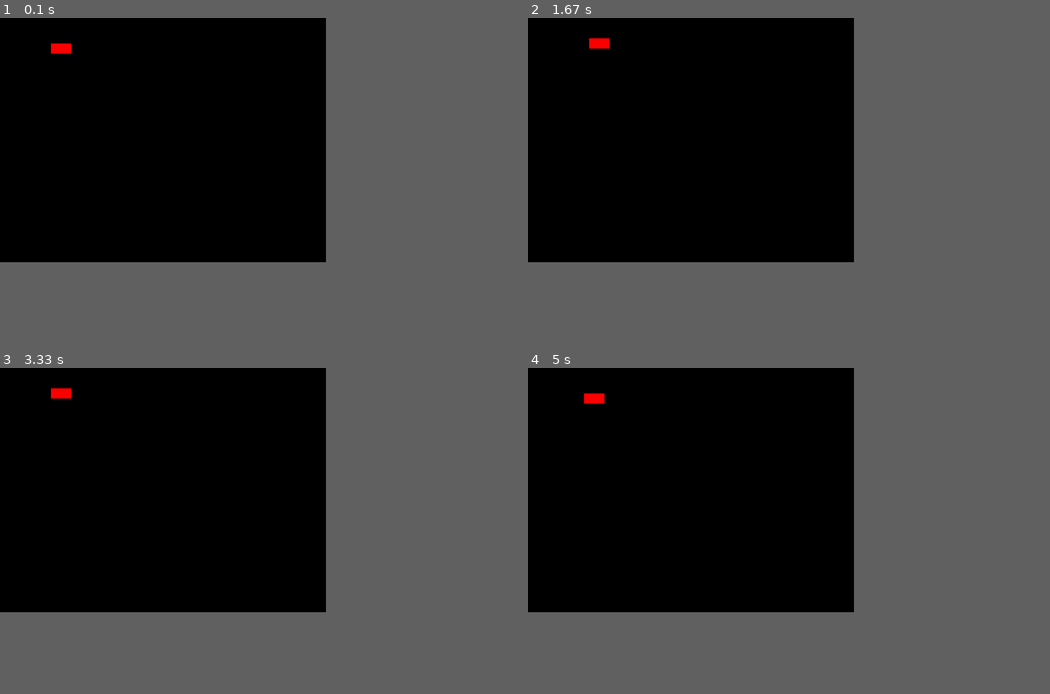
Above: before the commit, frames 1-4 (two rows, left to right).
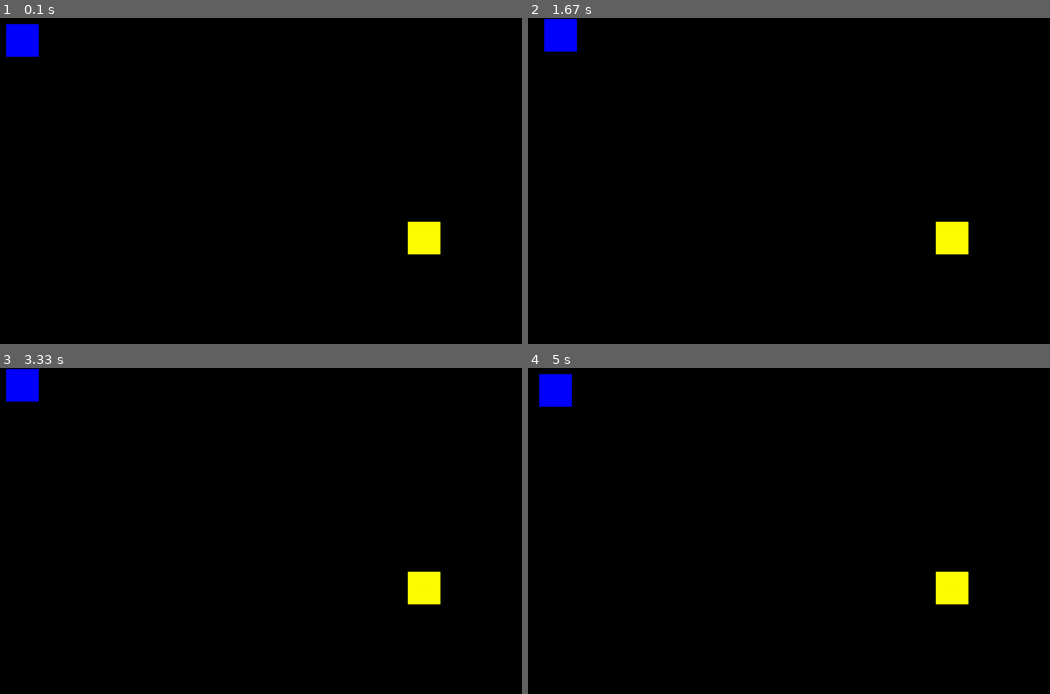
Above: after the commit, the same moments.

Repository: Valwiler/Pygame-RatMaze
Game: pygame game, started from laborat.py
The game is run twice, just before and just after one commit, with the same random seed, the same clock (stepped at 60 frames per second) and the same inputs.
Inputs:
- Up to frame 1 (0.1 s): no input
- Up to frame 2 (1.67 s): hold Right 0.33-0.8 s; hold Up 0.83-1.13 s; hold Right 1.17-1.63 s
- Up to frame 3 (3.33 s): hold Left 1.67-2.2 s; hold Down 2.23-2.53 s; hold Left 2.57-2.97 s; hold Up from 3 s (still down)
- Up to frame 4 (5 s): release Up at 3.37 s; hold Right 3.4-4.03 s; hold Down 4.07-4.43 s; hold Left 4.47-4.93 s; hold Right from 4.97 s (still down)
The window is 562x421 before the commit and 900x562 after it. Grey fills any space a smaller window leaves; there, only what the larger window draws over its background counts as a difference.

The runs differ from the first frame. In frame 1, 1.4% of the frame differs, in the area x 1-85%, y 1-73%; in frame 2, 1.4%; in frame 3, 1.4%; in frame 4, 1.4%, in the area x 2-85%, y 1-73%.

Commit message:
Ajout d'une classe Acteur et création du fromage

Diff:
--- a/laborat.py
+++ b/laborat.py
@@ -1,13 +1,17 @@
 from sys import exit
 import pygame
 
-LFEN = 640
-HFEN = 480
-LRECT = 40
-HRECT = 20
-POSX = 100
-POSY = 50
+LFEN = 1024
+HFEN = 640
+LRECT = 64
+HRECT = 64
+POSX_PLAYER = 12
+POSY_PLAYER = 12
+POSX_CHEESE = 800
+POSY_CHEESE = 400
+ZOMBIES = [(200,160),(400,360),(600,560)]
 
+J = (255,255,0)
 R = (255,0,0)
 G = (0,255,0)
 B = (0,0,255)
@@ -16,12 +20,19 @@
 MVT = 10
 FR = 60
 
+class Acteur():
+    def __init__(self, posx, posy, couleur):
+        self.posx, self.posy = posx, posy
+        self.couleur = couleur
+        self.alive = True
+
 class Jeu():
-    def __init__(self, lf, hf, lr, hr, posx, posy, couleur):
+    def __init__(self, lf, hf, lr, hr, couleur):
         self.lf, self.hf = lf, hf
         self.lr, self.hr = lr, hr
-        self.posx, self.posy = posx, posy
-        self.couleur = couleur
+
+        self.joueur = Acteur(POSX_PLAYER, POSY_PLAYER, B)
+        self.fromage = Acteur(POSX_CHEESE, POSY_CHEESE, J)
 
         self.fenetre = pygame.display.set_mode((self.lf, self.hf))
 
@@ -41,35 +52,31 @@
                 self.en_marche = False
                 break
             elif evenement.type == pygame.KEYDOWN:
-                if evenement.key == pygame.K_r:
-                    self.couleur = R
-                elif evenement.key == pygame.K_g:
-                    self.couleur = G
-                elif evenement.key == pygame.K_b:
-                    self.couleur = B
-                elif evenement.key == pygame.K_RIGHT:
-                    self.posx += MVT
+                if evenement.key == pygame.K_RIGHT:
+                    self.joueur.posx += MVT
                 elif evenement.key == pygame.K_LEFT:
-                    self.posx -= MVT
+                    self.joueur.posx -= MVT
                 elif evenement.key == pygame.K_DOWN:
-                    self.posy += MVT
+                    self.joueur.posy += MVT
                 elif evenement.key == pygame.K_UP:
-                    self.posy -= MVT
+                    self.joueur.posy -= MVT
 
     def actualiser(self):
         pass
 
     def rendre(self):
         self.fenetre.fill(N)
-        pygame.draw.rect(self.fenetre,
-                        self.couleur,
-                        (self.posx, self.posy, self.lr, self.hr))
+        #JOUEUR
+        pygame.draw.rect(self.fenetre,self.joueur.couleur,(self.joueur.posx, self.joueur.posy, self.lr, self.hr))
+        #FROMAGE
+        pygame.draw.rect(self.fenetre,self.fromage.couleur,(self.fromage.posx, self.fromage.posy, self.lr, self.hr))
+
         pygame.display.update()
 
 
 def main():
     pygame.init()
-    jeu = Jeu(LFEN, HFEN, LRECT, HRECT, POSX, POSY, R)
+    jeu = Jeu(LFEN, HFEN, LRECT, HRECT, B)
     jeu.executer()
     pygame.quit()
 
